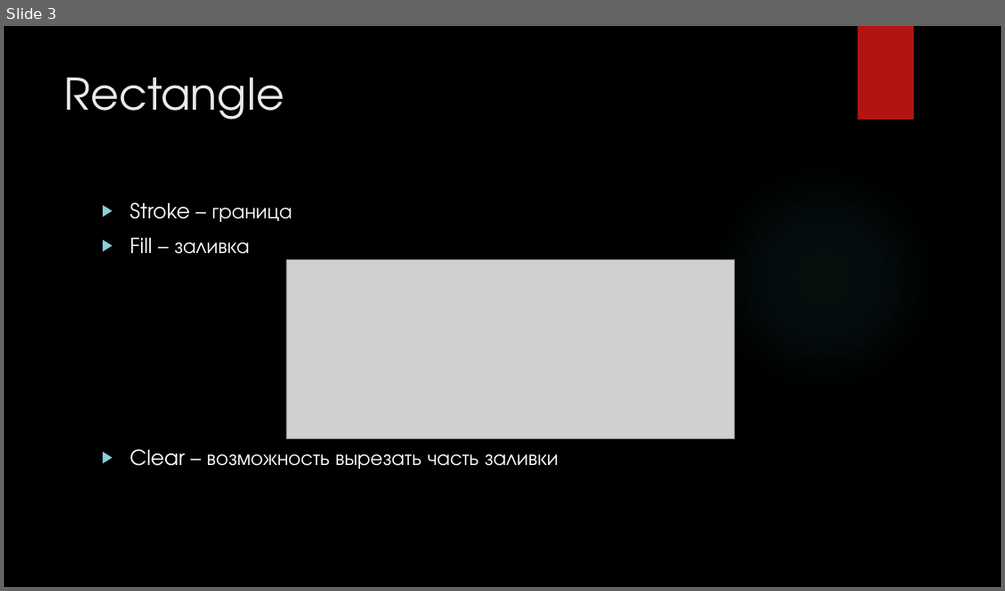
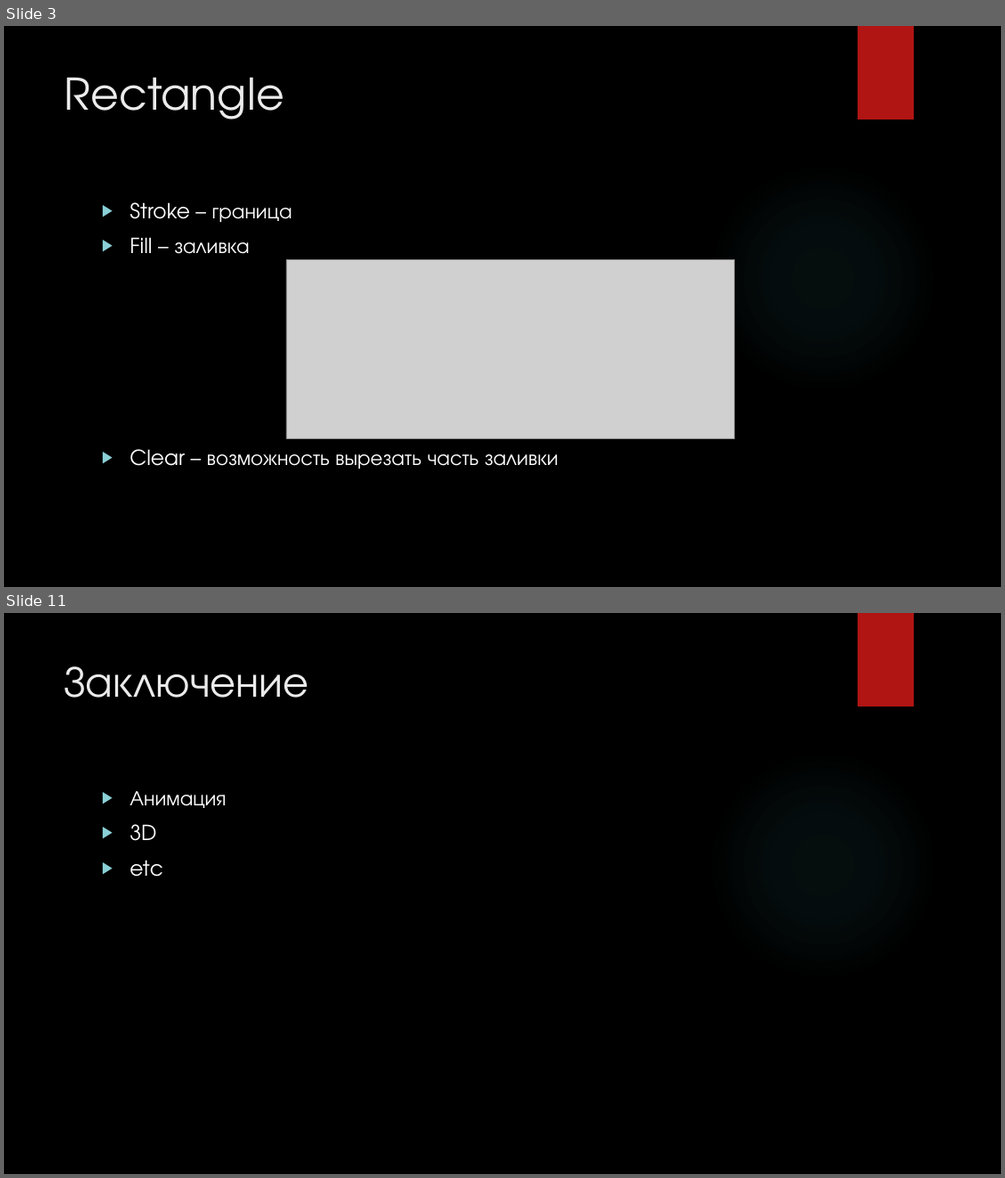
Before and after one commit to SergeyMirvoda/web-2015, a slide deck: lectures/javascript-canvas/slides.pptx. Shown one above the other, each under a label of ours: slide 3 before the commit, slides 3 and 11 after it; the slides between them are not shown. The pictures are 1005x591 and 1005x1178 pixels, drawn with LibreOffice and Linux fonts; fonts in the diff are those of the drawing; grey boxes stand for pictures; background and template pictures are left out. Boxes give left, top, right and bottom in pixels: in the first picture for what was removed or moved away, otherwise in the second. Text is boxed around its words. In the diff, an @@ line names an element or a change of style, - is before the commit and + after.

```diff
--- a/lectures/javascript-canvas/slides.pptx
+++ b/lectures/javascript-canvas/slides.pptx
@@ slide 11 added at box(4, 613, 1001, 1174), background picture (left out); not listed: 2 template elements that a slide beside it also shows @@
@@ title added at box(65, 666, 309, 698), 42 pt, text #EBEBEB @@
+Заключение
@@ text added at box(129, 791, 226, 876), 20 pt, text #FFFFFF @@
+▶ Анимация
+▶ 3D
+▶ etc
```
Also in this commit, not shown: 8 other slides added, 6 other files.
